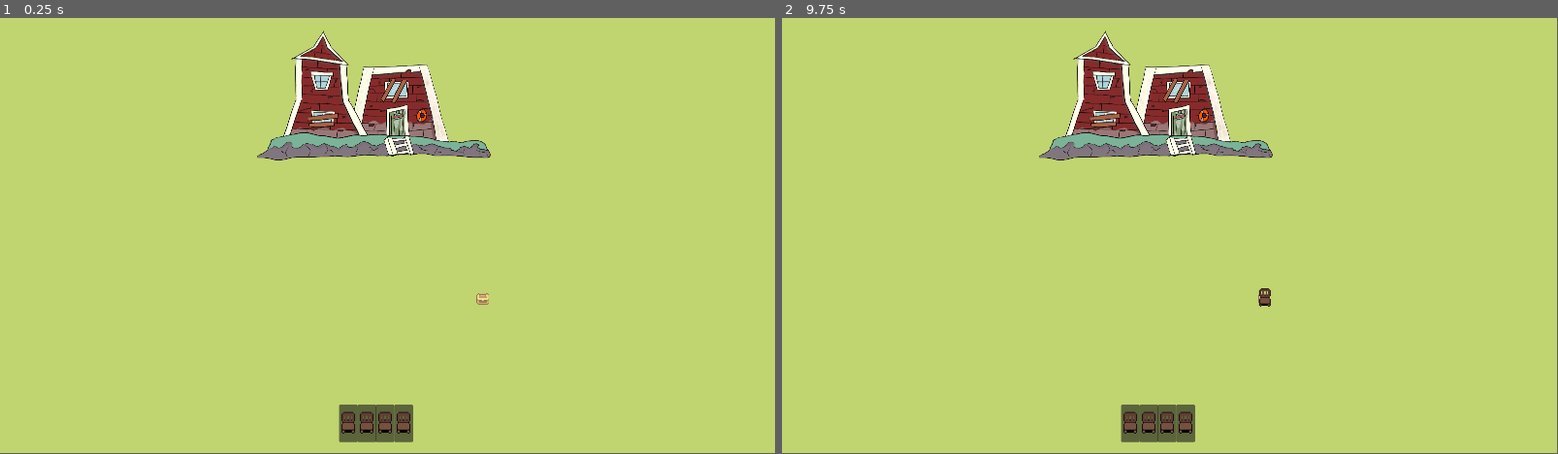
Above: before the commit, frames 1-2 (left to right).
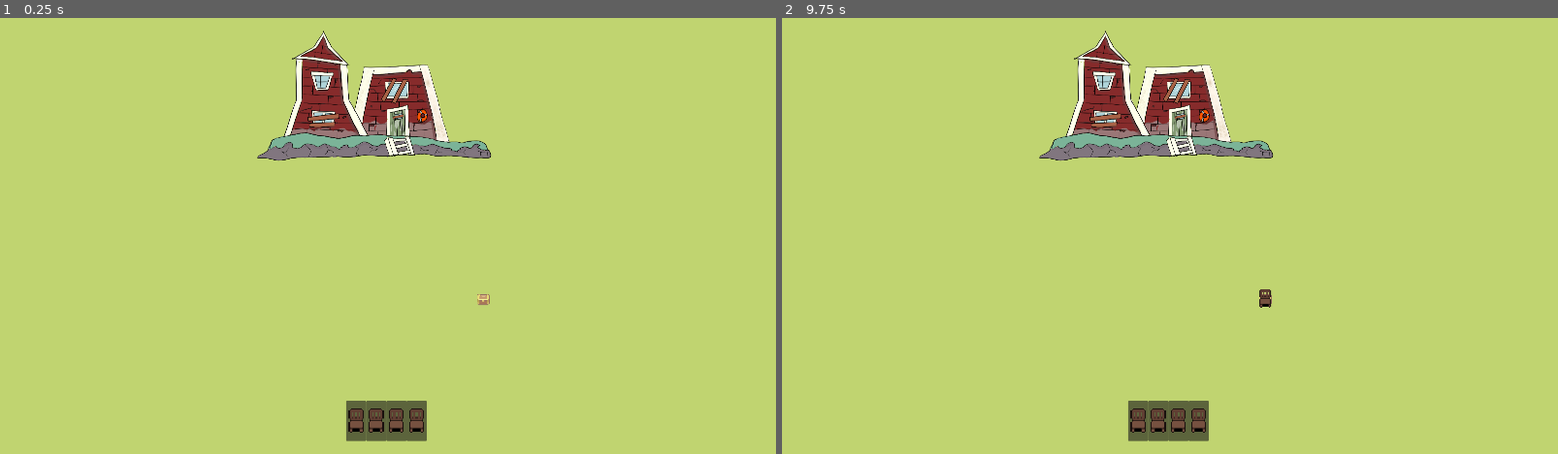
Above: after the commit, the same moments.

Repository: doubledawdle/ProjectLastLight
Game: Godot game, scene res://scenes/main.tscn
Same seed, same stepped clock (60 frames per second), same inputs: the game is played once before the commit and once after it.
Inputs (mouse positions are in pixels of both pictures, inside the frame that each line leads up to; where the layout moved, square brackets give the same spot in the first picture):
- Up to frame 1 (0.25 s): no input
- Up to frame 2 (9.75 s): click (1138, 419) [1146, 423] at 0.5 s; click (1154, 419) [1185, 423] at 1.25 s; click (1177, 419) [1170, 423] at 2 s; click (1201, 419) [1131, 423] at 2.75 s; click (1138, 419) [1146, 423] at 3.5 s; click (1154, 419) [1185, 423] at 4.25 s; click (1177, 419) [1170, 423] at 5 s; click (1201, 419) [1131, 423] at 5.75 s; click (1138, 419) [1146, 423] at 6.5 s; click (1154, 419) [1185, 423] at 7.25 s; click (1177, 419) [1170, 423] at 8 s; click (1201, 419) [1131, 423] at 8.75 s; tap Enter at 9.5 s; move the mouse to (1263, 297) at 9.52 s; hold Right mouse button (interact) from 9.53 s (still down); click (1263, 297) at 9.67 s
The window is 799x449 before the commit and 800x450 after it. Grey fills any space a smaller window leaves; there, only what the larger window draws over its background counts as a difference.

The runs differ from the first frame. In frame 1, 1.9% of the frame differs, in the area x 33-64%, y 2-98%; in frame 2, 1.9%.

Commit message:
Chore: Add Stretch for odd ratios

Diff:
--- a/project.godot
+++ b/project.godot
@@ -19,6 +19,8 @@
 
 window/size/viewport_width=1920
 window/size/viewport_height=1080
+window/stretch/mode="canvas_items"
+window/stretch/scale_mode="integer"
 
 [input]
 
--- a/scenes/main_ui.tscn
+++ b/scenes/main_ui.tscn
@@ -7,9 +7,10 @@
 [node name="Main_UI" type="CanvasLayer"]
 
 [node name="Spawn_Button" parent="." instance=ExtResource("1_nuhjk")]
-offset_left = 886.0
-offset_top = 960.0
-offset_right = -988.0
+offset_left = 856.0
+offset_top = 948.0
+offset_right = -1014.0
+offset_bottom = -32.0
 focus_mode = 0
 icon = ExtResource("2_x6ohn")
 icon_alignment = 1
@@ -17,9 +18,10 @@
 object_to_spawn = ExtResource("2_fbjii")
 
 [node name="Spawn_Button2" parent="." instance=ExtResource("1_nuhjk")]
-offset_left = 977.0
-offset_top = 960.0
-offset_right = -897.0
+offset_left = 906.0
+offset_top = 948.0
+offset_right = -964.0
+offset_bottom = -32.0
 focus_mode = 0
 icon = ExtResource("2_x6ohn")
 icon_alignment = 1
@@ -27,9 +29,10 @@
 object_to_spawn = ExtResource("2_fbjii")
 
 [node name="Spawn_Button3" parent="." instance=ExtResource("1_nuhjk")]
-offset_left = 931.0
-offset_top = 960.0
-offset_right = -943.0
+offset_left = 956.0
+offset_top = 948.0
+offset_right = -914.0
+offset_bottom = -32.0
 focus_mode = 0
 icon = ExtResource("2_x6ohn")
 icon_alignment = 1
@@ -37,9 +40,10 @@
 object_to_spawn = ExtResource("2_fbjii")
 
 [node name="Spawn_Button4" parent="." instance=ExtResource("1_nuhjk")]
-offset_left = 840.0
-offset_top = 960.0
-offset_right = -1034.0
+offset_left = 1006.0
+offset_top = 948.0
+offset_right = -864.0
+offset_bottom = -32.0
 focus_mode = 0
 icon = ExtResource("2_x6ohn")
 icon_alignment = 1
